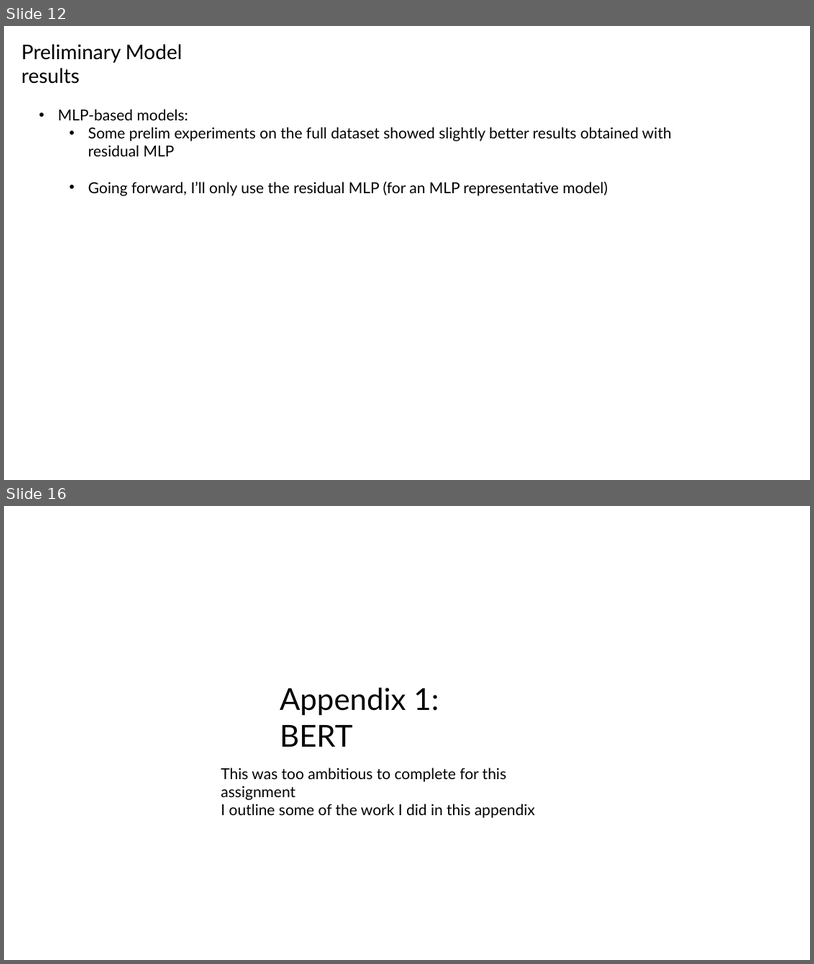
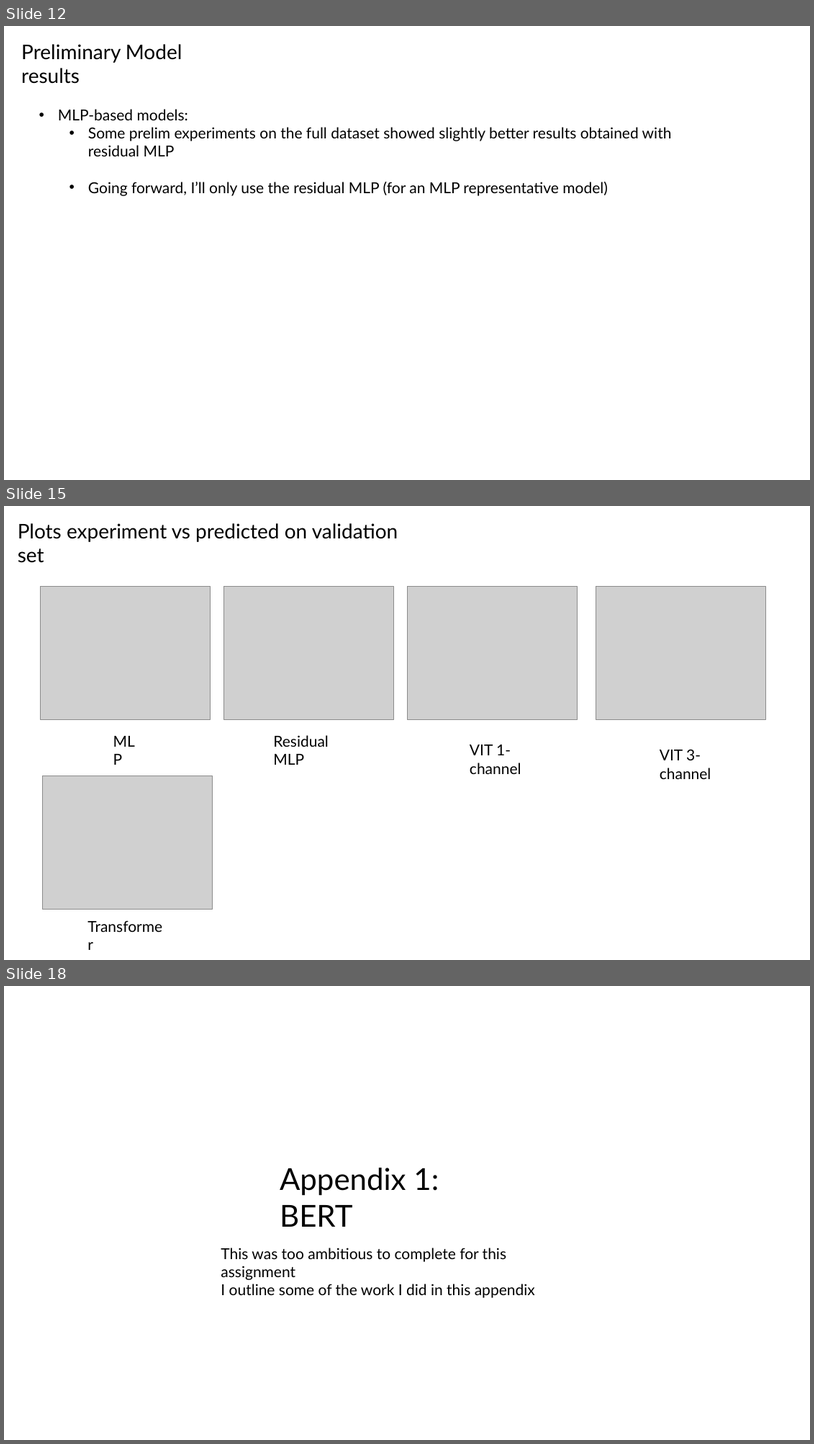
Before and after one commit to planaria158/BERT-antibody-antigen-binding-energy, a slide deck: Homework-aAlphaBio.pptx. Shown one above the other, each under a label of ours: slides 12 and 16 before the commit, slides 12, 15 and 18 after it; the slides between them are not shown. The pictures are 814x964 and 814x1444 pixels, drawn with LibreOffice and Linux fonts; fonts in the diff are those of the drawing; grey boxes stand for pictures. Boxes give left, top, right and bottom in pixels: in the first picture for what was removed or moved away, otherwise in the second. Text is boxed around its words. In the diff, an @@ line names an element or a change of style, - is before the commit and + after.

```diff
--- a/Homework-aAlphaBio.pptx
+++ b/Homework-aAlphaBio.pptx
@@ slide 15 added at (4,506,810,960), background #FFFFFF @@
@@ text added at (18,523,399,563), 24 pt, text #000000 @@
+Plots experiment vs predicted on validation set
@@ picture added at (40,586,211,719) @@
@@ picture added at (224,586,394,719) @@
@@ picture added at (408,586,578,719) @@
@@ picture added at (597,586,766,719) @@
@@ text added at (273,735,329,746), 18 pt, text #000000 @@
+Residual MLP
@@ text added at (273,754,304,764), 18 pt, text #000000 @@
+MLP
@@ text added at (470,744,522,774), 18 pt, text #000000 @@
+VIT 1-channel
@@ text added at (660,749,712,779), 18 pt, text #000000 @@
+VIT 3-channel
@@ picture added at (43,776,213,909) @@
@@ text added at (82,914,173,939), 18 pt, text #000000 @@
+Transformer
@@ what was slide 16 is now slide 18 @@
```
Also in this commit, not shown: 2 slides changed, 2 other slides added, 1 slide removed.
